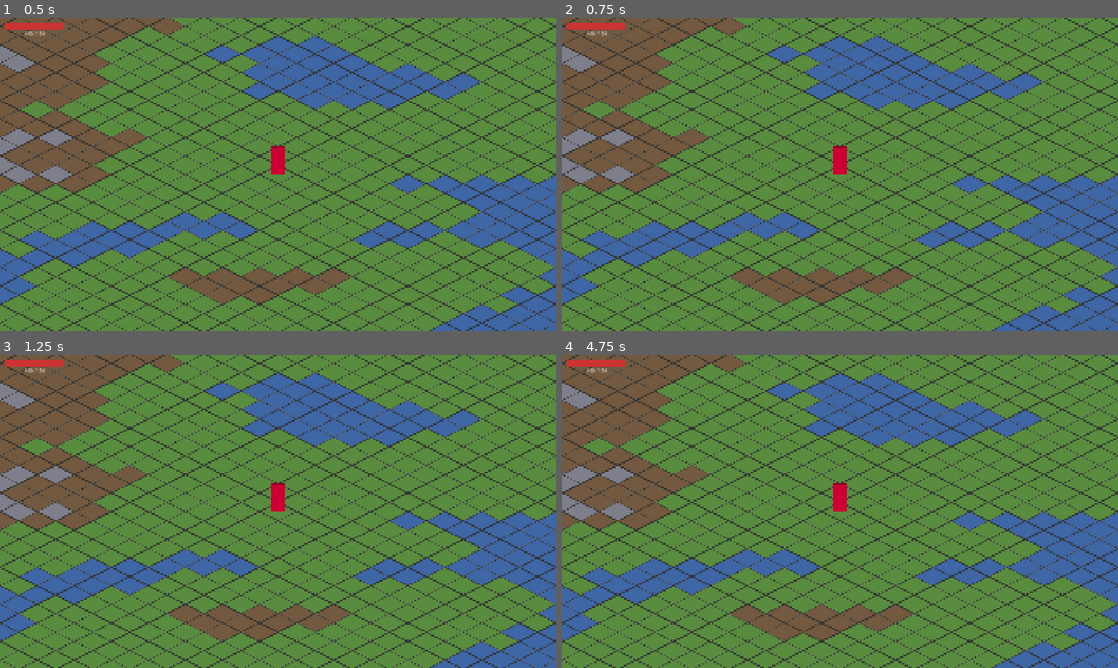
Above: before the commit, frames 1-4 (two rows, left to right).
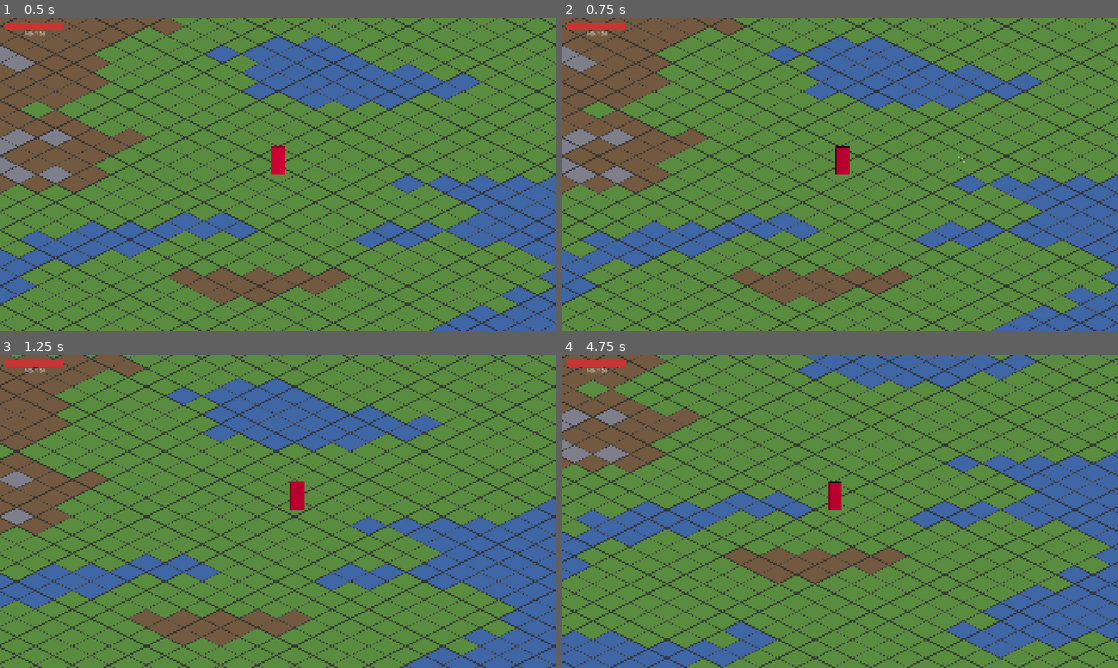
Above: after the commit, the same moments.

Repository: BurnJ/grimdark
Game: Godot game, scene res://scenes/main/game.tscn
Same seed, same stepped clock (60 frames per second), same inputs: the game is played once before the commit and once after it.
Inputs (mouse positions are in pixels of both pictures, inside the frame that each line leads up to):
- Up to frame 1 (0.5 s): no input
- Up to frame 2 (0.75 s): tap Enter at 0.5 s; move the mouse to (962, 158) at 0.52 s; tap R at 0.6 s; click (962, 158) at 0.67 s
- Up to frame 3 (1.25 s): no input
- Up to frame 4 (4.75 s): move the mouse to (728, 527) at 1.27 s; tap R every 0.75 s from 1.35 to 4.35 s; click (728, 527) at 1.42 s; move the mouse to (895, 442) at 2.02 s; click (895, 442) at 2.17 s; move the mouse to (812, 574) at 2.77 s; click (812, 574) at 2.92 s; move the mouse to (1006, 558) at 3.52 s; click (1006, 558) at 3.67 s; move the mouse to (673, 464) at 4.27 s; click (673, 464) at 4.42 s

Frame 1 is identical in both runs. In frame 2, 8.0% of the frame differs, in the area x 0-100%, y 0-100%; in frame 3, 38%; in frame 4, 57%.
Error before the commit: Parse Error: Identifier "_attack_target" not declared in the current scope. (res://scripts/player/player_controller.gd:374)

Commit message:
fix: declare _attack_target used by debug helpers

Diff:
--- a/scripts/player/player_controller.gd
+++ b/scripts/player/player_controller.gd
@@ -32,6 +32,7 @@
 var _is_moving: bool = false
 
 # Combat state - Action Combat (Diablo-style)
+var _attack_target: Node2D = null
 var _right_mouse_held: bool = false
 var _attack_requested: bool = false
 var _last_cursor_world: Vector2 = Vector2.ZERO
